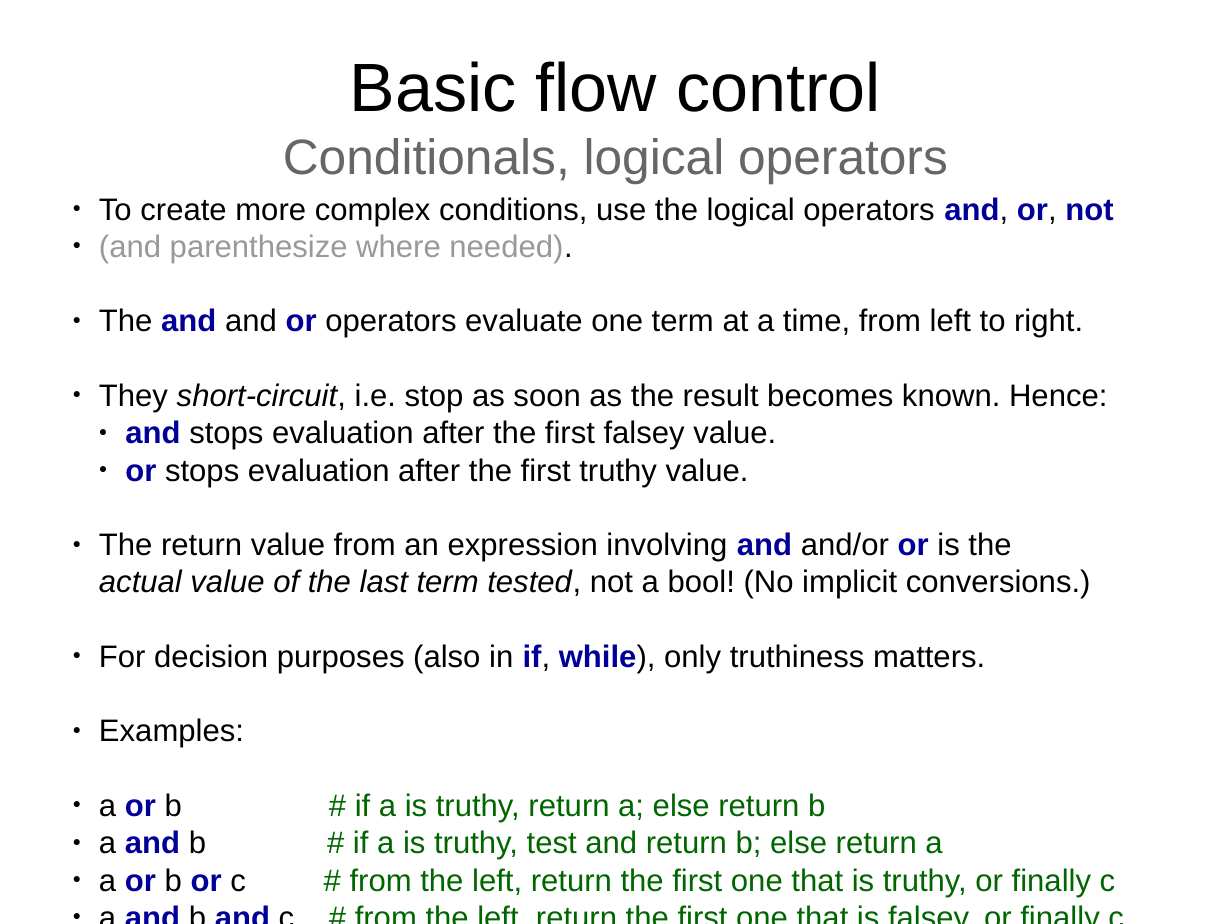
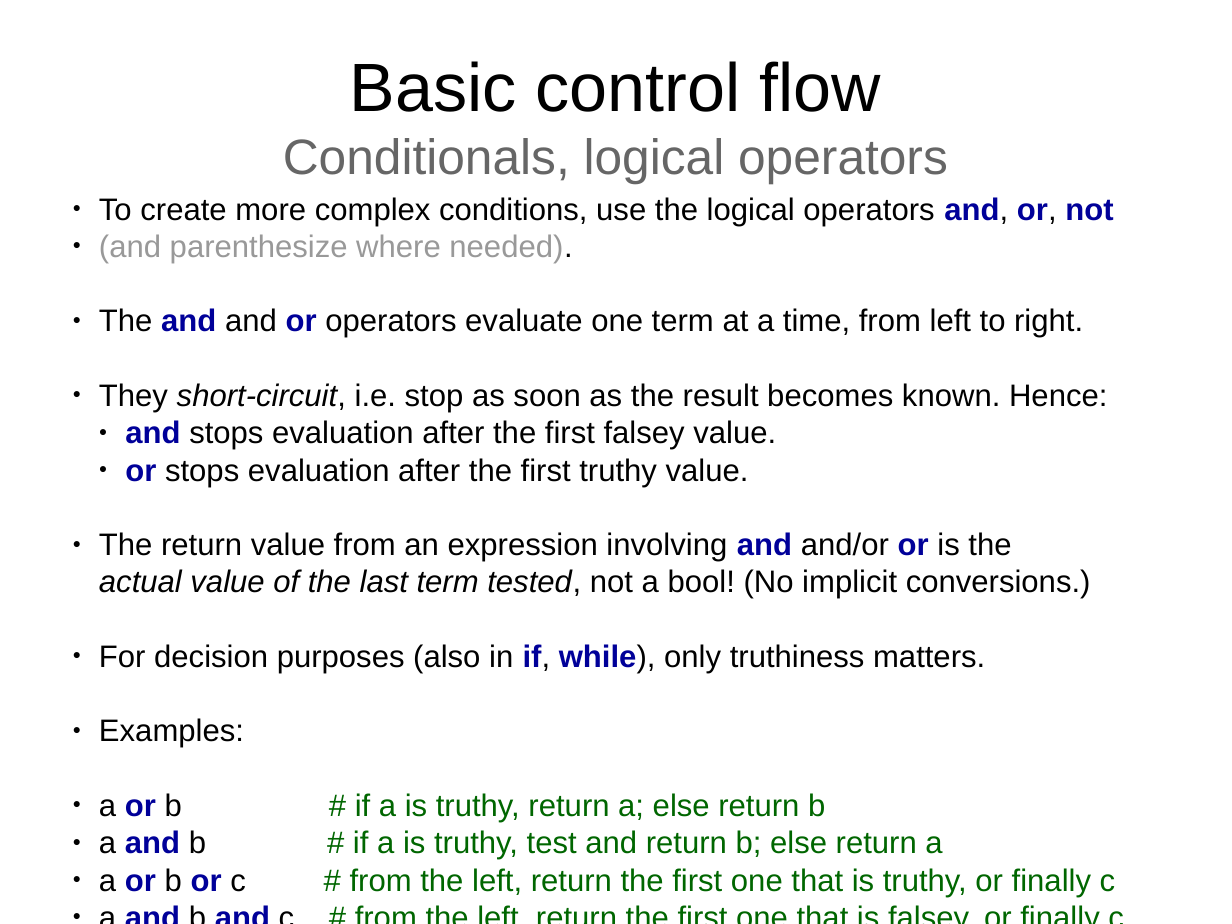
Before and after one commit to Technologicat/python-3-scicomp-intro, a slide deck: slide 14 of lecture_slides/src/lecture2/lectures_tut_2018_2.odp. Drawn at 1232x924 pixels with LibreOffice and Linux fonts; fonts in the diff are those of the drawing. Boxes give left, top, right and bottom in pixels: in the first picture for what was removed or moved away, otherwise in the second. Text is boxed around its words. In the diff, an @@ line names an element or a change of style, - is before the commit and + after.

Commit message:
lectures 2, 3: fix terminology mishap: flow control -> control flow

```diff
--- a/lecture_slides/src/lecture2/lectures_tut_2018_2.odp
+++ b/lecture_slides/src/lecture2/lectures_tut_2018_2.odp
@@ title at (x1=283, y1=61, x2=948, y2=184): text changed @@
-Basic flow control
-Conditionals, logical operators
+Basic control flow
+Conditionals, logical operators
```
Also in this commit, not shown: 8 other slides changed, 3 other files.
